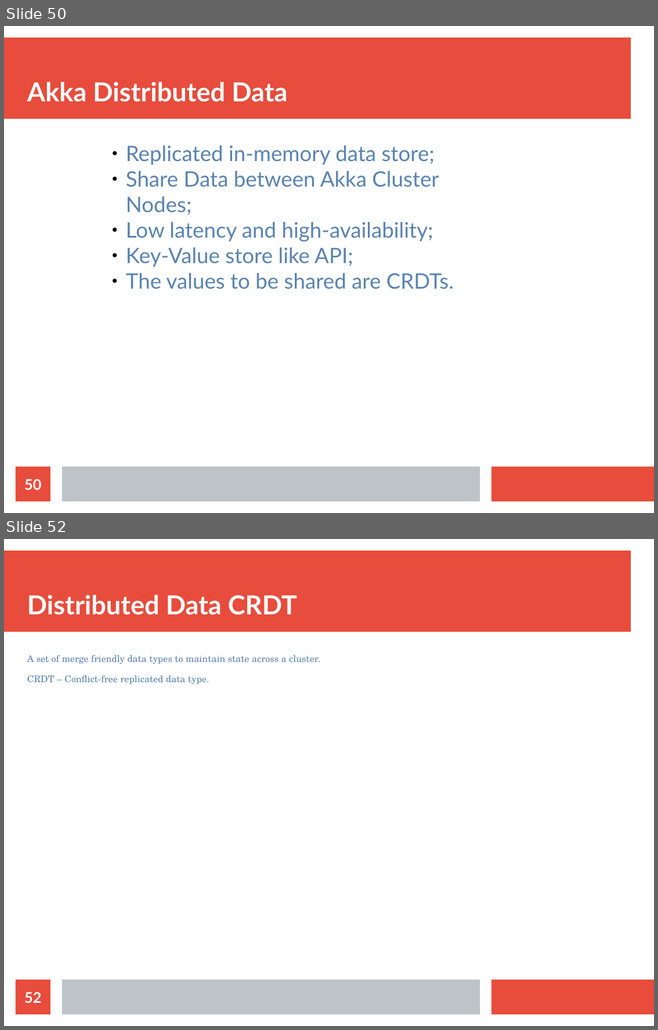
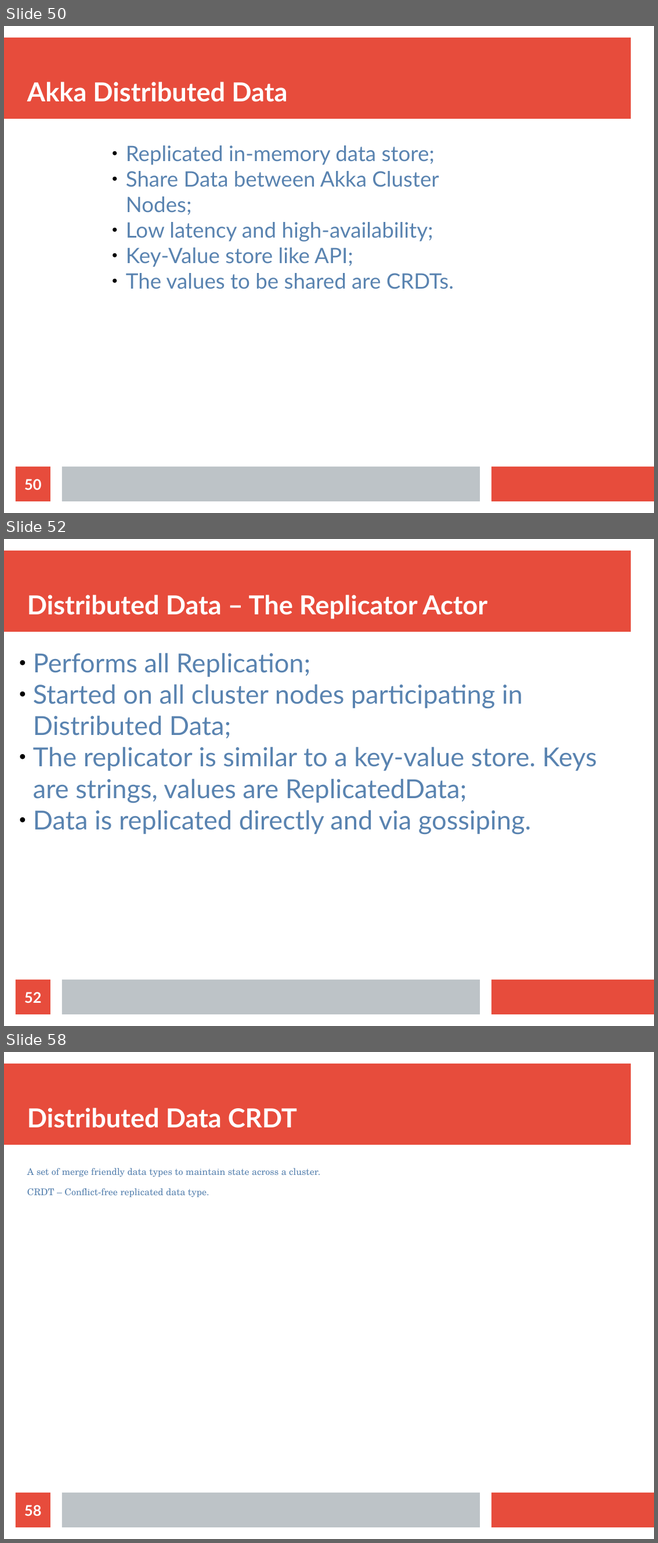
Before and after one commit to bytemania/akka-java-cluster, a slide deck: src/main/resources/res/presentation.odp. Shown one above the other, each under a label of ours: slides 50 and 52 before the commit, slides 50, 52 and 58 after it; the slides between them are not shown. The pictures are 658x1030 and 658x1543 pixels, drawn with LibreOffice and Linux fonts; fonts in the diff are those of the drawing. Boxes give left, top, right and bottom in pixels: in the first picture for what was removed or moved away, otherwise in the second. Text is boxed around its words. In the diff, an @@ line names an element or a change of style, - is before the commit and + after.

```diff
--- a/src/main/resources/res/presentation.odp
+++ b/src/main/resources/res/presentation.odp
@@ slide 52 added at [4, 539, 654, 1026], background #FFFFFF; not listed: 3 template elements that a slide beside it also shows @@
@@ title added at [27, 595, 487, 619], 32 pt, text #FFFFFF, bold @@
+Distributed Data – The Replicator Actor
@@ text added at [33, 653, 597, 834], 32 pt, text #5983B0 @@
+● Performs all Replication;
+● Started on all cluster nodes participating in Distributed Data;
+● The replicator is similar to a key-value store. Keys are strings, values are ReplicatedData;
+● Data is replicated directly and via gossiping.
@@ page number added at [16, 980, 50, 1015], fill #E74C3C, 18 pt, text #FFFFFF, bold @@
+52
@@ what was slide 52 is now slide 58 @@
@@ page number at [24, 1505, 41, 1516]: text changed @@
-52
+58
```
Also in this commit, not shown: 2 slides changed, 4 other slides added, 5 other files.
